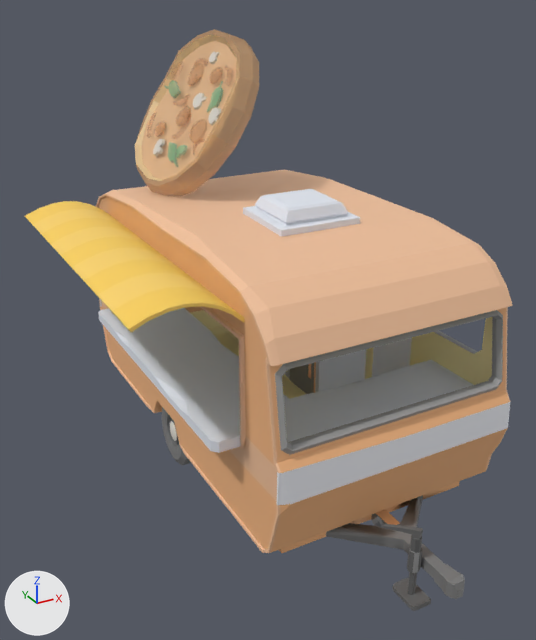
What one commit did to the FBX model Assets/Enviroment/PolygonShops/Models/SM_Veh_Food_Trailer_02.fbx.
Camera for both pictures: a camera (50 mm lens) standing at (-3.54, -6.56, 4.74) and looking at (-0.32, -0.7, 1.81). Every picture has the same lights, and +X, +Y and +Z are marked at lower left. Where no turn or scale is listed for an object, it has been applied to the vertices.

Script lines for the objects in view, before the commit:
```python
me_mesh = bpy.data.meshes.new('Mesh')
me_mesh.from_pydata(...)  # 1680 vertices, 1695 faces; spans x -2.1..1.21, y -3.31..2.17, z -0.01..3.02
me_mesh.materials.append(mat_shopsshd)  # picture img_atlass_png
me_plane_005 = bpy.data.meshes.new('Plane.005')
me_plane_005.from_pydata(...)  # 654 vertices, 443 faces; spans x -50.0..65.0, y -89.0..77.0, z -101.0..83.0
me_plane_005.materials.append(mat_material_001)
ob_mushrooms = bpy.data.objects.new('Mushrooms', me_plane_005)
ob_mushrooms.location = (-0.4, 0.84, 3.63)
ob_mushrooms.rotation_euler = (1.571, 0.0, 0.0)  # degrees (90, 0, 0)
ob_mushrooms.scale = (0.01, 0.01, 0.01)
ob_sm_veh_food_trailer_02 = bpy.data.objects.new('SM_Veh_Food_Trailer_02', me_mesh)
ob_sm_veh_food_trailer_02.location = (0.0, 0.0, 0.0)
```
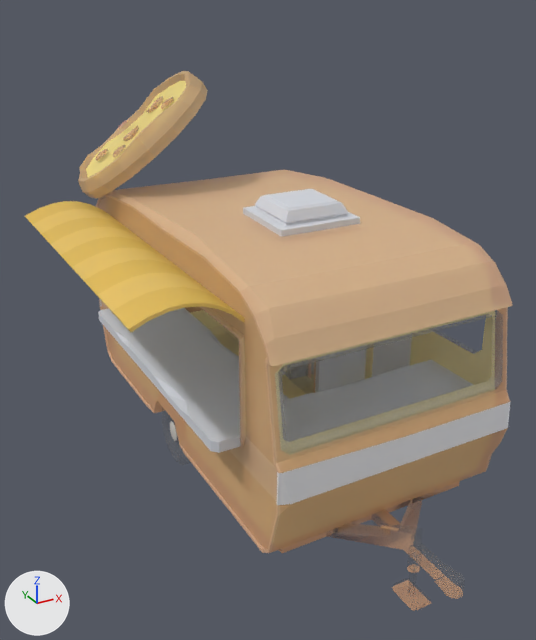
Where the change shows, as pixel boxes (x1, y1, x2, y2) in the pictures (536 x 640 px; the box of a moved part takes in the faces that stretch with it):
```json
{"object": "SM_Veh_Food_Trailer_02", "change": "recoloured", "before": [25, 172, 513, 611], "after": [25, 172, 513, 611]}
{"object": "Mushrooms", "change": "reshaped, moved, turned, rescaled", "before": [135, 34, 239, 181], "after": [78, 71, 208, 199]}
{"part": 1, "of": "me_plane_005", "change": "moved or reshaped", "before": [135, 34, 239, 181], "after": [78, 71, 208, 199]}
{"part": 2, "of": "me_plane_005", "change": "deleted", "before": [153, 52, 221, 157]}
```

The change, as JSON lines over the scene's bpy script:
```json
{"op": "add", "block": "mat_material_002", "code": ["mat_material_002 = bpy.data.materials.new('Material.002')", "# uses the picture img_atlass_png"]}
{"block": "me_plane_005", "where": "# used by ob_mushrooms; location = (-0.4, 0.84, 3.63); rotation_euler = (1.571, 0.0, 0.0), in degrees (90, 0, 0); scale = (0.01, 0.01, 0.01)"}
{"op": "remove", "block": "me_plane_005", "code": "me_plane_005.from_pydata(...)  # 654 vertices, 443 faces; spans x -50.0..65.0, y -89.0..77.0, z -101.0..83.0"}
{"op": "remove", "block": "me_plane_005", "code": "me_plane_005.materials.append(mat_material_001)"}
{"op": "add", "block": "me_plane_005", "code": "me_plane_005.from_pydata(...)  # 336 vertices, 268 faces; spans x -2377.0..2413.0, y -2609.0..2164.0, z -220.0..554.0"}
{"block": "me_plane_005", "change": "me_plane_005 part 1: the loose piece of 86 vertices spanning x -50.0..65.0, y -89.0..77.0, z -101.0..83.0 is multiplied about the mesh origin by the matrix ((12.672, 20.521, -9.641), (6.089, 7.558, 24.092), (21.839, -14.014, -1.124)), in mat_material_002"}
{"block": "me_plane_005", "change": "me_plane_005 part 2: 14 loose pieces with 358 vertices, spanning x -35.0..35.0, y -53.0..56.0, z -72.0..61.0, are deleted"}
{"op": "add", "block": "me_plane_005", "code": "me_plane_005.materials.append(mat_material_002)"}
{"block": "me_mesh", "where": "me_mesh.from_pydata(...)  # 1680 vertices, 1695 faces; spans x -2.1..1.21, y -3.31..2.17, z -0.01..3.02"}
{"op": "remove", "block": "me_mesh", "code": "me_mesh.materials.append(mat_shopsshd)  # picture img_atlass_png"}
{"op": "add", "block": "me_mesh", "code": "me_mesh.materials.append(mat_material_001)"}
{"op": "set", "path": "ob_mushrooms.location", "old": "(-0.4, 0.84, 3.63)", "new": "(-0.76, 1.48, 3.38)"}
{"op": "set", "path": "ob_mushrooms.rotation_euler", "old": "(1.571, 0.0, 0.0)", "new": "(2.726, -0.563, 0.403)", "note": "degrees (90, 0, 0) -> degrees (156, -32, 23)"}
{"op": "set", "path": "ob_mushrooms.scale", "old": "(0.01, 0.01, 0.01)", "new": "(0.000378, 0.000378, 0.000378)"}
```
